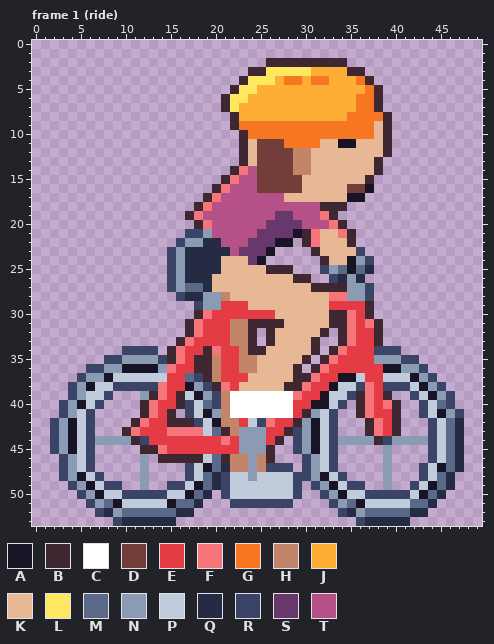
Edited in one commit: pixel-art file (art/ambient/ambient-bike@75.aseprite). That is the earlier state.
50x54 pixels, 4 frames. Shown: frame 1 (ride). The commit also changed other frames, which this record leaves out.
Palette (. is transparent): A #181425  B #3e2731  C #ffffff  D #733e39  E #e43b44  F #f6757a  G #f77622  H #c28569  J #feae34  K #e8b796  L #fee761  M #5a6988  N #8b9bb4  P #c0cbdc  Q #262b44  R #3a4466  S #68386c  T #b55088
Pixels before, frame 1 (ride) (only the part around the change), first column x 0:
 0 ..................................................
 1 ..................................................
 2 ..........................BBBBBBBBB...............
 3 ........................BBLLLLLJJJJBB.............
 4 .......................BLLLJGGJGGJJJGB............
 5 ......................BLLJJJJJJJJJJJJGB...........
 6 .....................BLLJJJJJJJJJJJJGGB...........
 7 .....................BLJJJJJJJJJJJJJGGB...........
 8 ......................BJJJJJJJJJJJJGGGGB..........
 9 ......................BGGGGGGGGGGGGGGGKB..........
10 .......................BGGGGGGGGGGGGGGKB..........
11 .......................BKDDDGGGGKKAAKKKB..........
12 .......................BKDDDDHHKKKKKKKKB..........
13 .......................BKDDDDHHKKKKKKKB...........
14 ......................BFTDDDDHHKKKKKKKB...........
15 .....................BFTTDDDDDKKKKKKKB............
16 ....................BFTTTDDDDDKKKKKDDA............
17 ...................BFTTTTTTTKKKKKKKAA.............
18 ..................BFTTTTTTTTTTTTBBB...............
19 .................BFTTTTTTTTSSTTTFB................
20 ..................BFTTTTTTSSSSTTTFB...............
21 .................RRNTTTTTSSSSABFKKFB..............
22 ................RNNQQTTTSSSAA.BFKKKB..............
23 ...............RNQQQQQTSSSA....BKKKKR.............
24 ...............RNQQQQKKKSA......BKKANR............
25 ...............RNQQQQKKKKKBBB...RNMAMQ............
26 ...............RNQQQKKKKKKKKKBB..RQNQ.............
27 ...............RNMMQKKKKKKKKKKKBBBBNNR............
28 ................RQQNNHKKKKKKKKKKKFFNNR............
29 ..................RNNEEEKKKKKKKKKEEEEB............
30 ..................BFEEEEEEEKKKKKKBBFEB............
31 .................BFEEEHHBBBBKKKKKBBFEFB...........
32 .................BFEEEHHB.BKKKKKB.BFEEB...........
33 ................BFEEEEHHB.BKKKKB..BFEEB...........
34 ..........RRRR.BFEEBFEEHBBKKKKKB.BFEEERRR.........
35 ........RRNNNNRBFEBBHEEHHKKKKKB.BFEEEENNNRR.......
36 ......RRNNAAAANFEEBBHEEHHKKKKB.BFEEEEEEAANNR......
37 .....RNNAPPPPPPEEMRBHEEEKKKKKBBFEEAAPEEPPPANR.....
38 ....RNAPPRRRRRFEEANRBFEKKKKKBBFEEAPPRFERRRPANR....
39 ....RNPPR...NBFEBPANRHCCCCCCCFEEAPPRBFEB..RPANR...
40 ...RNAPR....BFEEBRPMRHCCCCCCCEEAAPR.BFEFB..RPMR...
41 ...RNPR.....BFEB.RPANHCCCCCCCEBNPR..BFEEB..RPANR..
42 ..RNAPR....BFEEBBBRPAHHEPRFEEBNAPR...BFEB...RPMQ..
43 ..RNAPR...BFEEEFFFFPMBHNNNEEBRNAPR...BFEB...RPMQ..
44 ..RNAPRNNNNBREEEEEEEEFENNNEB.RNAPRNNNNBRNNNNRPMQ..
45 ..RNAPR.....BBFEEEEEEEENNNB..RNAPR.....N....RPMQ..
46 ...RNPR.....N.BBBBBPMBHHNHB...RNPR.....N....RPMQ..
47 ...RNPR.....N....RPAMQHHNHRRR.RNPR.....N...RPAMQ..
48 ...RNAPR....N....RPMQRPPNPPPPRRNAPR....N...RPMQ...
49 ....RNAPRR..N..RRPAMQRPPPPPPPR.RNAPRR..N..RPAMQ...
50 .....RNAPPRRRRRPPAMQ.RPPPPPPPR..RNAPPRRRRRPAMQ....
51 ......RNMAPPPPPAMMQ...RRRRRRR....RNMAPPPPPMMQ.....
52 .......RQNMMMMMMQQ................RQNMMMMMQQ......
53 .........RQQQQQQ....................RQQQQQ........
Now the later version:
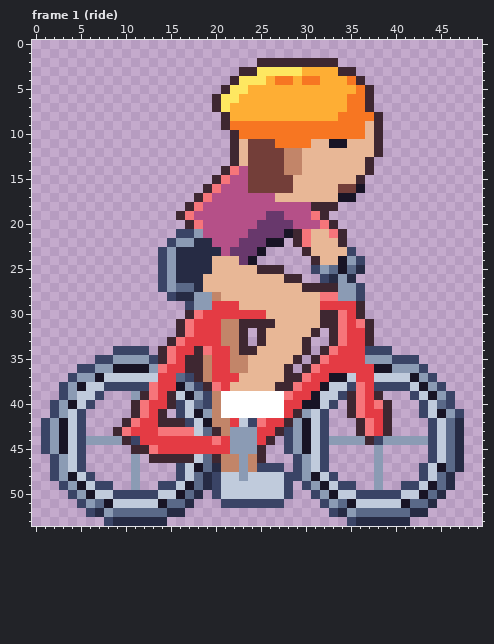
Change:
Changed rows in their new state; - is an unchanged pixel.
Frame 1 (ride):
first column x 1:
 2 ------------------------B--------.-------
 3 ----------------------B-L----J---B-.-----
 4 ---------------------BL--JG-JG-J--GB.----
 5 --------------------BL-J-----------GB.---
 6 -------------------BL-J-----------G-B.---
 7 -------------------BLJ------------G-B.---
 8 --------------------BJ-----------G---B.--
 9 --------------------BG--------------KB.--
10 ---------------------BG-------------KB.--
11 ---------------------BKD--G---K-A-K--B.--
12 ---------------------BKD---H-K-------B.--
13 ---------------------BKD---H-K------B.---
14 --------------------BFTD---H-K------B.---
15 -------------------BFT-D----K------B.----
16 ------------------BFT--D----K----D-A.----
17 -----------------BFT------K------A-.-----
18 ----------------BFT-----------B--.-------
19 ---------------BFT-------S-T--FB.--------
20 ----------------BFT-----S---T--FB.-------
21 ---------------R-NT----S---ABFK-FB.------
22 --------------RN-Q-T--S--A-.BFK--B.------
23 -------------RNQ----TS--A.---BK---R.-----
24 -------------RNQ---K--SA.-----BK-ANR.----
25 -------------RNQ---K----B--.--RNMAMQ.----
26 -------------RNQ--K--------B-.-RQNQ.-----
27 -------------RNM-QK----------B---N-R.----
28 --------------RQ-N-HK----------F-N-R.----
29 ----------------RN-E--K--------E---B.----
30 ----------------BFE------K-----B-FEB.----
31 ---------------BFE--H-B---K----B-FEFB.---
32 ---------------BFE--H-B.BK----B.BFE-B.---
33 --------------BFE---H-B.BK---B.-BFE-B.---
34 --------R---.BFE-BFE-HB-K----B.BFE--R--.-
35 ------R-N---RBFEB-HE-H-K----B.BFE---N--R-
36 ----R-N-A---NFE-B-HE-H-K---B.BFE-----A-N-
37 ---RN-AP-----E-MRBHE--K----B-FE-A-PE-P---
38 --RNAP-R----FE-ANRBFEK----B-FE-AP-RFER---
39 --RNP-R.--NBFEBPANRHC------FE-AP-RBFEB.--
40 -RNAPR.---BFE-BRPMRHC------E-A-PR.BFEFB.-
41 -RNPR.----BFEB.RPANHC------EBNPR.-BFE-B.-
42 RNAPR.---BFE-B--RPAH-EPRFE-BNAPR.--BFEB.-
43 RNAPR.--BFE--F---PMBHN--E-BRNAPR.--BFEB.-
44 RNAPRN---BRE-------FEN--EB.RNAPRN---BRN--
45 RNAPR.----B-FE-------N--B.-RNAPR.----N.--
46 -RNPR.----N.B----PMBH-NHB.--RNPR.----N.--
47 -RNPR.----N.---RPAMQH-NHR--.RNPR.----N.--
48 -RNAPR.---N.---RPMQRP-NP---R-NAPR.---N.--
49 --RNAPR-.-N.-R-PAMQRP------R.RNAPR-.-N.-R
50 ---RNAP-R----P-AMQ.RP------R.-RNAP-R----P
51 ----RNMAP----AM-Q.--R------.---RNMAP----A
52 -----RQNM-----Q-.---------------RQNM-----
53 -------RQ-----.-------------------RQ-----
Pixel boxes of the changes (left, top, right, bottom) in both pictures:
changed: (41, 58, 410, 526)
